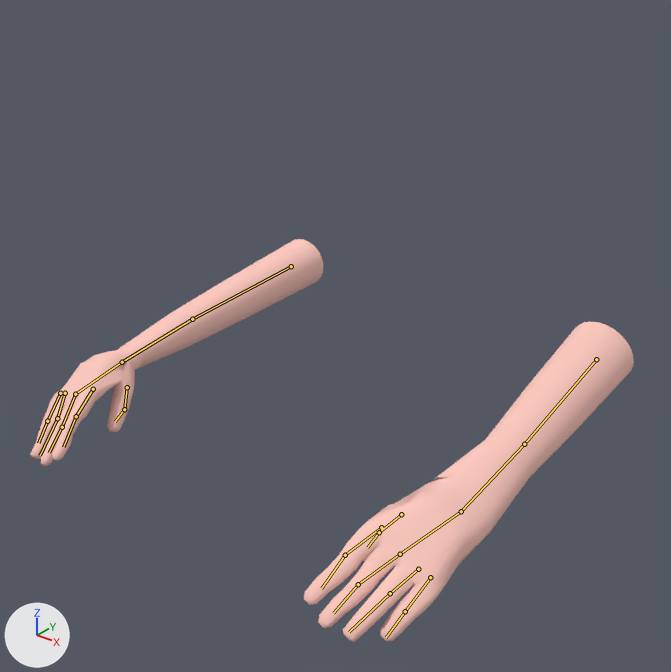
The Blender file worstHandsEver.blend, before and after one commit.
Rendered twice from a 50 mm camera at (0.794, -1.38, 1.056) aimed at (0.021, -0.414, 0.457). The axes (+X, +Y, +Z) are drawn at lower left. The lights are the same throughout. The bones that bend it are drawn over the model as lines.

Objects in the first picture: 'Bras'.
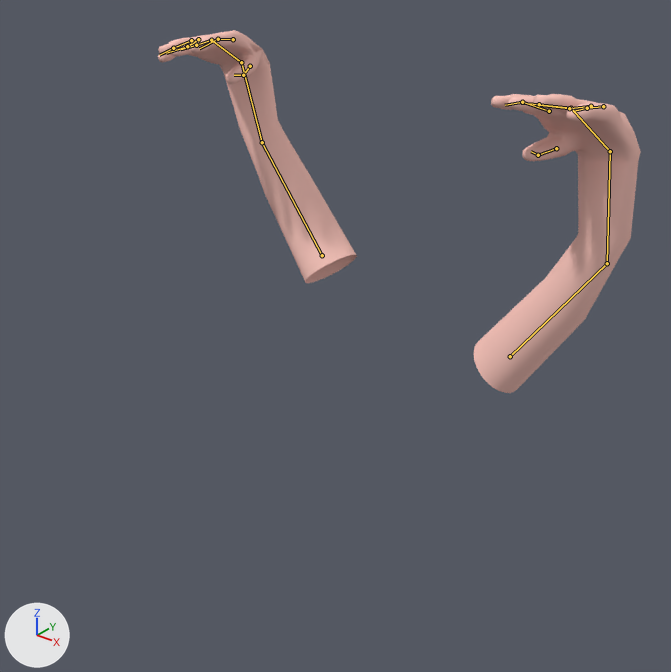
The newer file adds an action. The first version stands in its rest pose; the second is drawn at frame 30 of the action 'ArmatureAction'.

Boxes (x1, y1, x2, y2) around the edits, measured in the pictures (671 x 672 px):
'Bras', posed (20% narrower, 10% shorter): before (30, 239, 634, 642); after (158, 30, 641, 393)
bone 'Shoulder.R', root to tip: before (596, 359) to (524, 444); after (510, 356) to (607, 263)
bone 'ForeArm.R', root to tip: before (524, 444) to (461, 511); after (607, 263) to (610, 151)
bone 'Hand.R', root to tip: before (461, 511) to (400, 554); after (610, 151) to (571, 108)
bone 'Shoulder.L.001', root to tip: before (291, 266) to (192, 319); after (322, 255) to (262, 142)
bone 'ForeArm.L.001', root to tip: before (192, 319) to (122, 362); after (262, 142) to (241, 62)
bone 'Hand.L.001', root to tip: before (122, 362) to (75, 394); after (241, 62) to (211, 40)

The change in detail:
Bone 'Shoulder.R' (bone_shoulder_r) moves from (0.0, 0.0, 0.0) to (-0.146, 0.004, 0.019).
Bone 'Shoulder.R' (bone_shoulder_r) turns from (0, 0, 0) to (-91, -43, 0) degrees about its own x, y and z.
Bone 'ForeArm.R' (bone_forearm_r) turns from (0, 0, 0) to (6, 27, -38) degrees about its own x, y and z.
Bone 'Hand.R' (bone_hand_r) turns from (0, 0, 0) to (-44, -18, -13) degrees about its own x, y and z.
Bone 'Shoulder.L.001' (bone_shoulder_l_001) moves from (0.0, 0.0, 0.0) to (0.074, -0.015, -0.027).
Bone 'Shoulder.L.001' (bone_shoulder_l_001) turns from (0, 0, 0) to (-118, 28, -34) degrees about its own x, y and z.
Bone 'ForeArm.L.001' (bone_forearm_l_001) turns from (0, 0, 0) to (-34, -19, 48) degrees about its own x, y and z.
Bone 'Hand.L.001' (bone_hand_l_001) turns from (0, 0, 0) to (-43, 14, 6) degrees about its own x, y and z.
